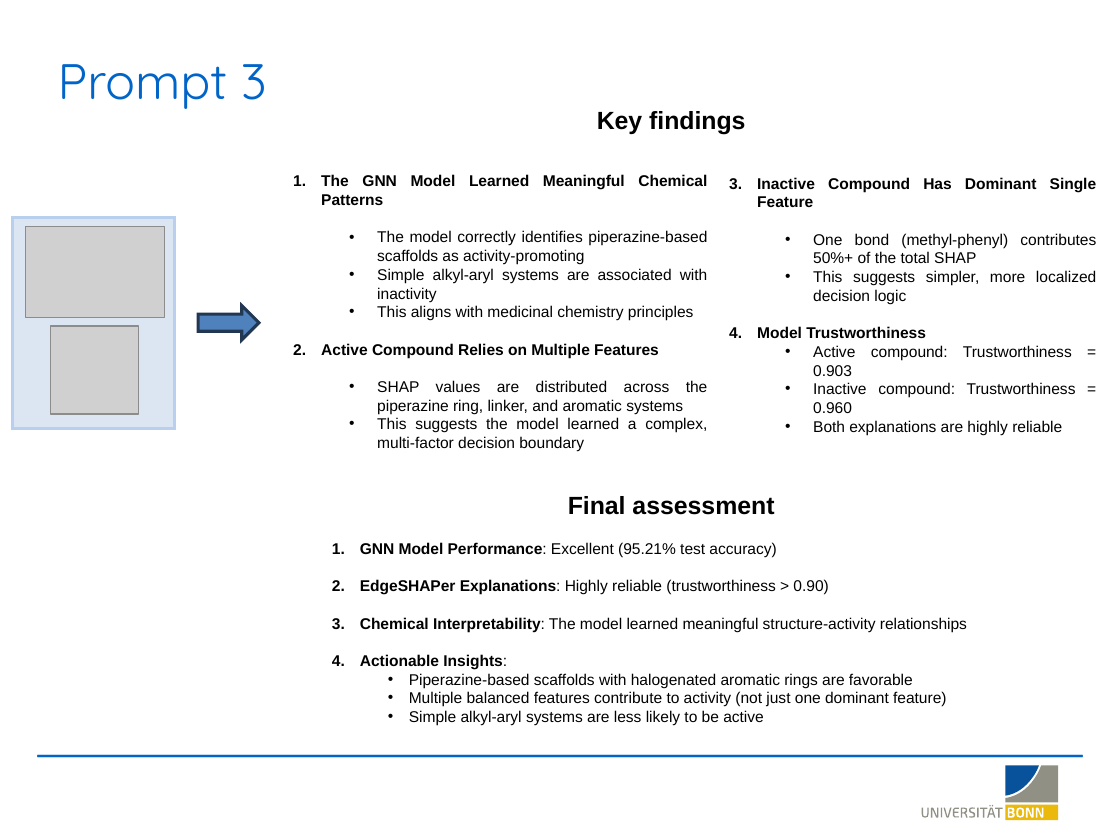
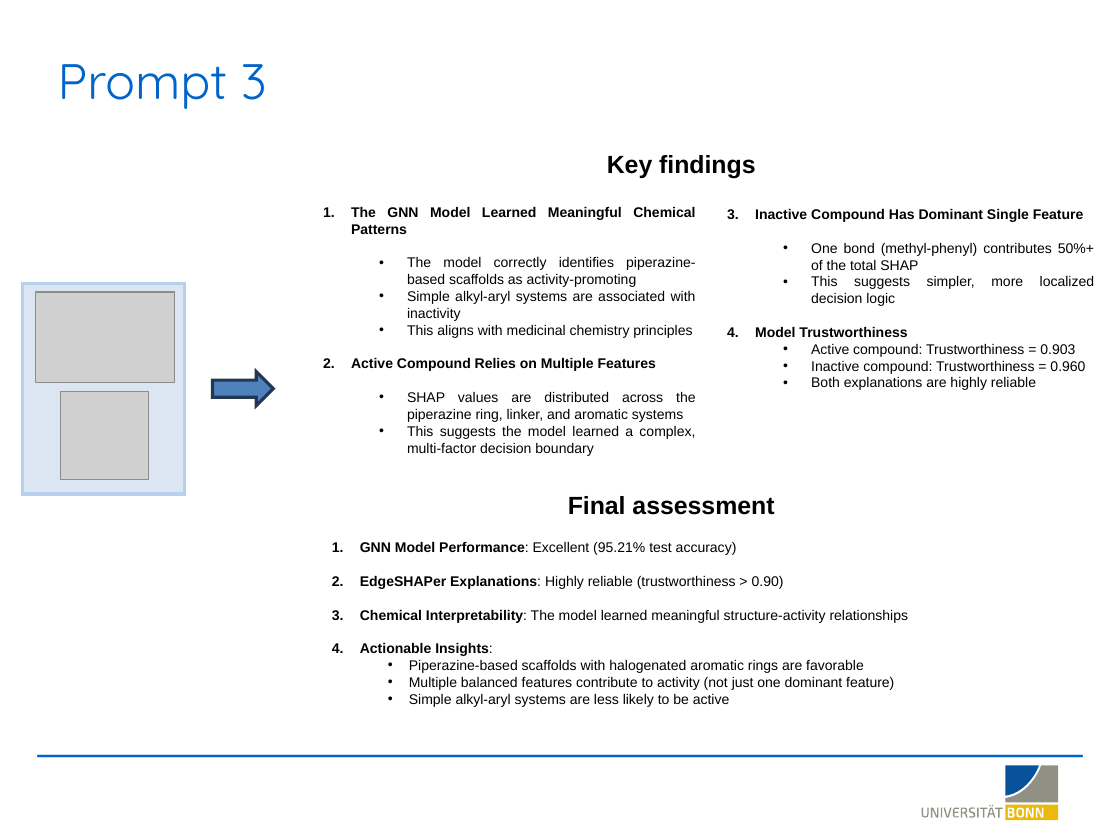
Before and after one commit to LSI-Uni-Bonn/ChemicHAL, a slide deck: slide 17 of slides/AI_Agent_Explainability.pptx. Drawn at 1120x840 pixels with LibreOffice and Linux fonts; fonts in the diff are those of the drawing; grey boxes stand for pictures; background and template pictures are left out. Boxes give left, top, right and bottom in pixels: in the first picture for what was removed or moved away, otherwise in the second. Text is boxed around its words. In the diff, an @@ line names an element or a change of style, - is before the commit and + after.

```diff
--- a/slides/AI_Agent_Explainability.pptx
+++ b/slides/AI_Agent_Explainability.pptx
@@ text "Key findings": place and size @@
-text "Key findings" at [597, 111, 745, 135]
+text "Key findings" at [607, 155, 755, 179]
@@ size 10 to 9 pt in 3 elements at [360, 542, 909, 707], [755, 209, 1094, 390], [351, 207, 696, 456] @@
@@ text "The GNN Model Learned Meaningful ...": place and size @@
-text "The GNN Model Learned Meaningful ..." at [321, 174, 708, 451]
+text "The GNN Model Learned Meaningful ..." at [351, 207, 696, 456]
@@ text "Inactive Compound Has Dominant Single ...": place and size @@
-text "Inactive Compound Has Dominant Single ..." at [757, 177, 1097, 435]
+text "Inactive Compound Has Dominant Single ..." at [755, 209, 1094, 390]
@@ 2 pictures, 1 rectangle: place and size @@
-2 pictures, 1 rectangle at [13, 217, 176, 428]
+2 pictures, 1 rectangle at [22, 283, 185, 494]
@@ right arrow: place and size @@
-right arrow at [198, 306, 259, 340]
+right arrow at [213, 372, 273, 407]
```
Also in this commit, not shown: 2 other slides changed, 5 slides added.
